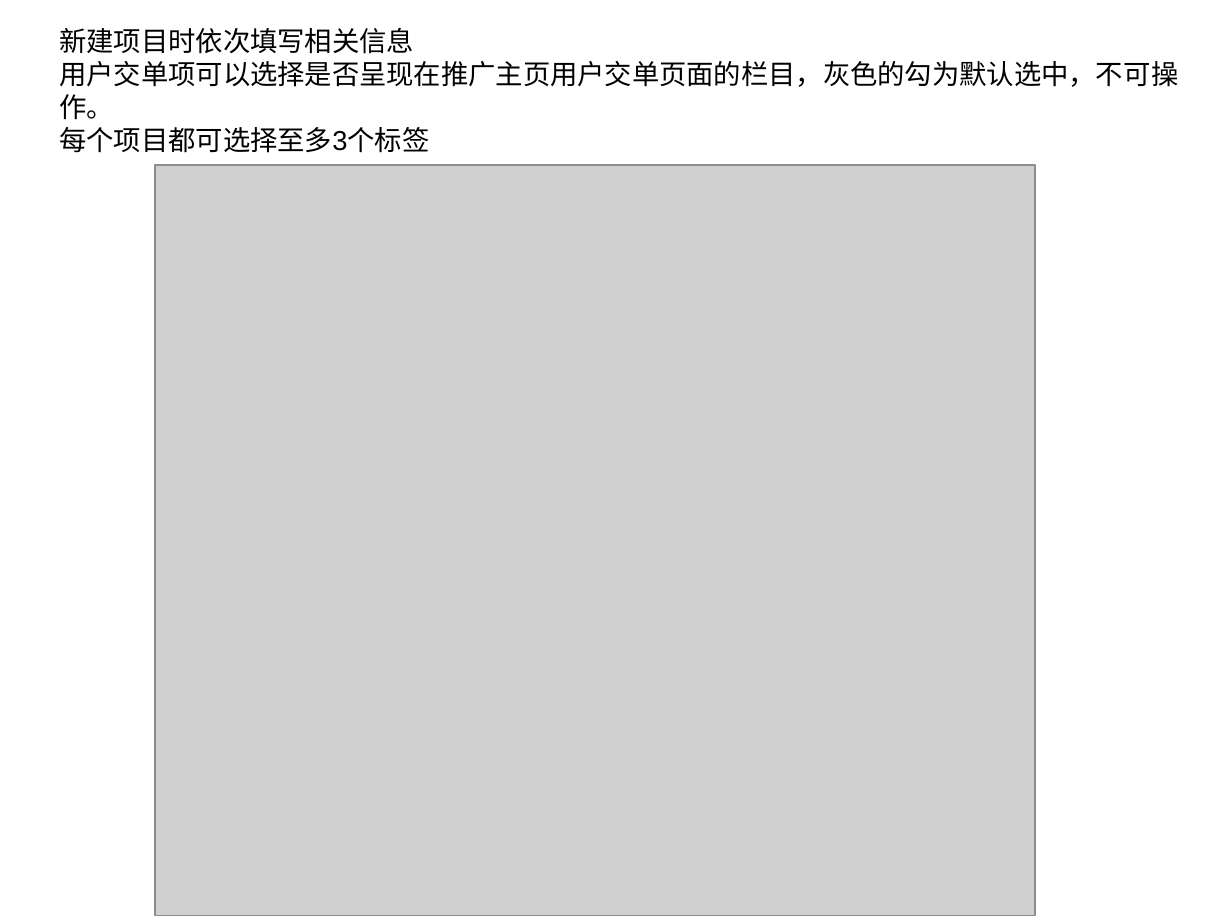
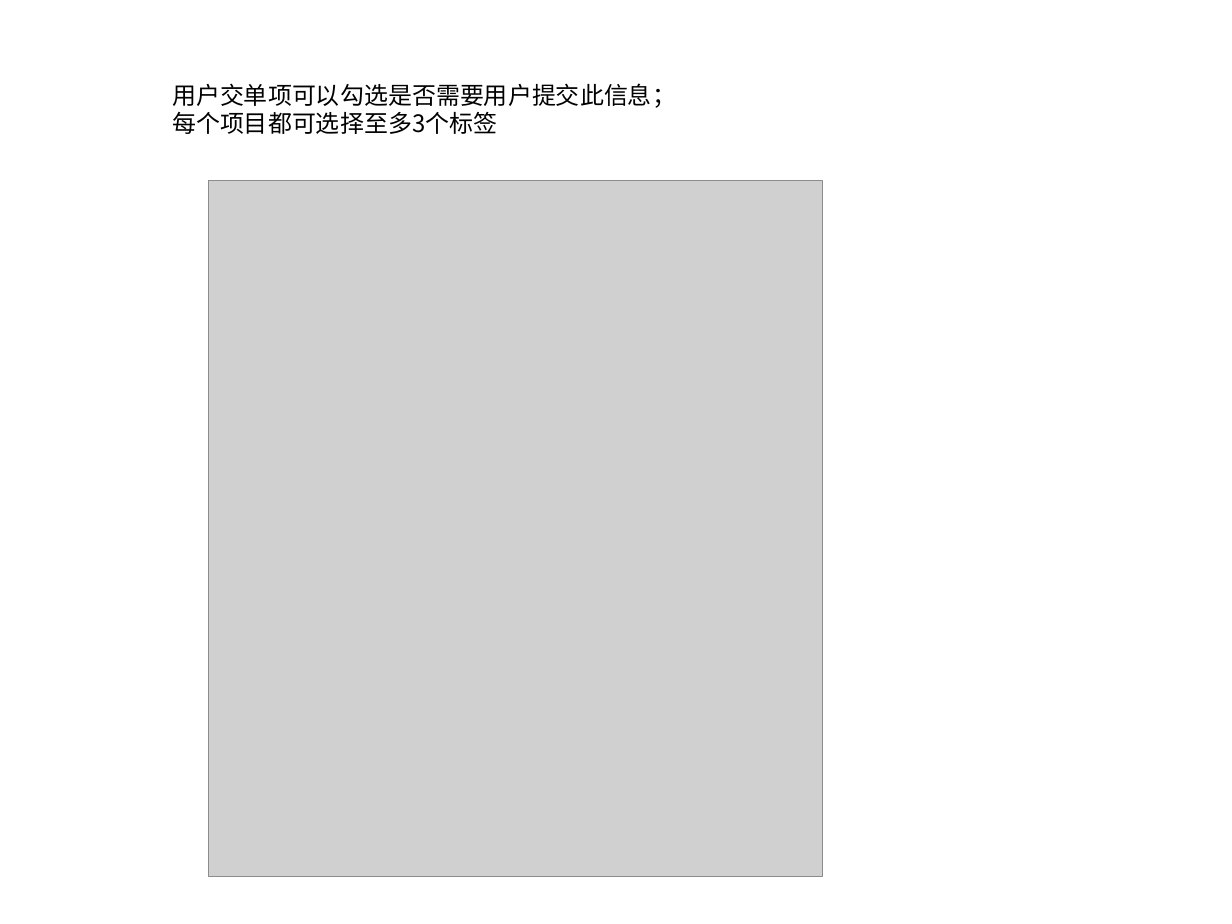
Before and after one commit to csdusunlight/qudao, a slide deck: slide 9 of static/download/福利联盟新人指南.ppt. Drawn at 1232x924 pixels with LibreOffice and Linux fonts; fonts in the diff are those of the drawing; grey boxes stand for pictures; background and template pictures are left out. Boxes give left, top, right and bottom in pixels: in the first picture for what was removed or moved away, otherwise in the second. Text is boxed around its words. In the diff, an @@ line names an element or a change of style, - is before the commit and + after.

```diff
--- a/static/download/福利联盟新人指南.ppt
+++ b/static/download/福利联盟新人指南.ppt
@@ text "用户交单项可以勾选是否需要用户提交此信息；": place and size @@
-text "用户交单项可以勾选是否需要用户提交此信息；" at <box>59,28,1179,153</box>
+text "用户交单项可以勾选是否需要用户提交此信息；" at <box>172,83,676,134</box>
@@ text at <box>172,83,676,108</box>: text changed; size 16 to 14 pt; font Arial to Noto Sans CJK SC @@
-新建项目时依次填写相关信息
-用户交单项可以选择是否呈现在推广主页用户交单页面的栏目，灰色的勾为默认选中，不可操作。
+用户交单项可以勾选是否需要用户提交此信息；
@@ text at <box>172,112,498,134</box>: size 16 to 14 pt, font Arial to Noto Sans CJK SC in "每个项目都可选择至多3个标签" @@
@@ picture: place and size @@
-picture at <box>155,165,1035,915</box>
+picture at <box>208,181,823,877</box>
```
Also in this commit, not shown: 9 other slides changed, 8 slides added, 4 slides removed, 4 other files.
